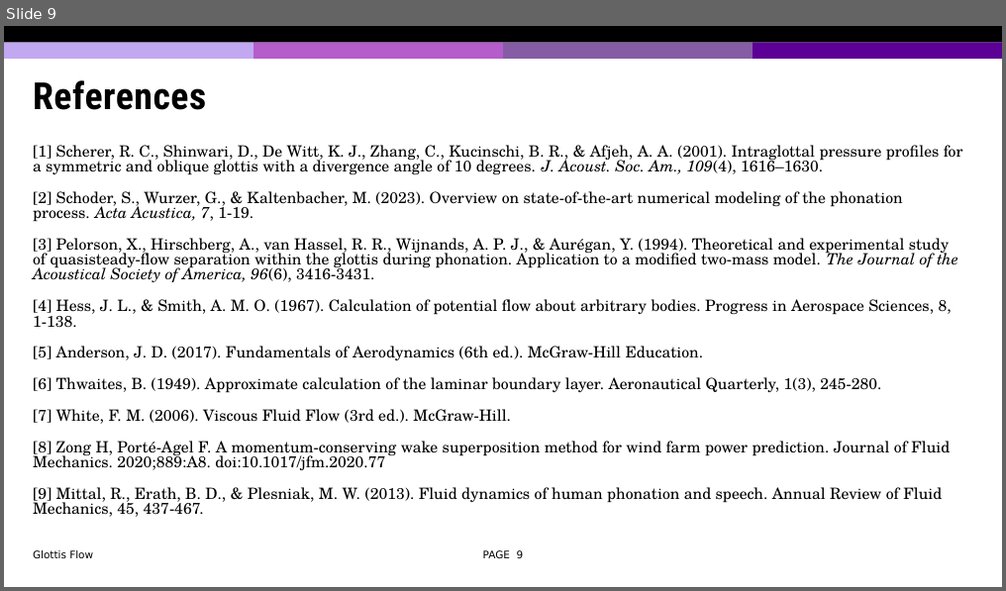
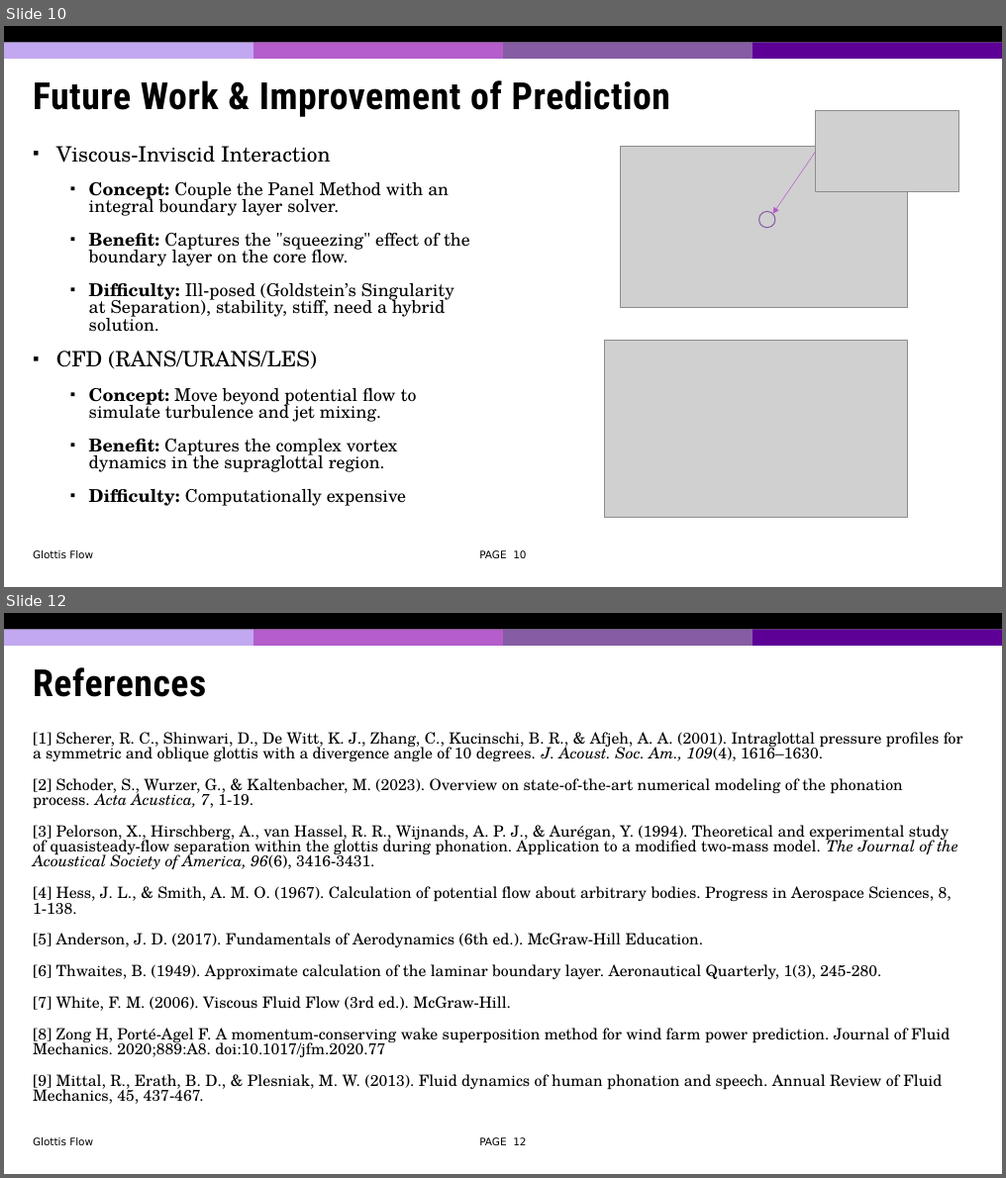
Before and after one commit to jiangdizhu/ME662-Project, a slide deck: ME662_Project_Presentation_JD.pptx. Shown one above the other, each under a label of ours: slide 9 before the commit, slides 10 and 12 after it; the slides between them are not shown. The pictures are 1006x591 and 1006x1178 pixels, drawn with LibreOffice and Linux fonts; fonts in the diff are those of the drawing; grey boxes stand for pictures; background and template pictures are left out. Boxes give left, top, right and bottom in pixels: in the first picture for what was removed or moved away, otherwise in the second. Text is boxed around its words. In the diff, an @@ line names an element or a change of style, - is before the commit and + after.

```diff
--- a/ME662_Project_Presentation_JD.pptx
+++ b/ME662_Project_Presentation_JD.pptx
@@ slide 10 added at (x1=4, y1=26, x2=1002, y2=587), background #FFFFFF; not listed: 5 template elements that a slide beside it also shows @@
@@ title added at (x1=33, y1=80, x2=670, y2=117), 36 pt, text #000000, bold @@
+Future Work & Improvement of Prediction
@@ picture added at (x1=816, y1=110, x2=959, y2=191) @@
@@ text added at (x1=56, y1=146, x2=470, y2=506), 17 pt, text #000000 @@
+▪ Viscous-Inviscid Interaction
+  ▪ Concept: Couple the Panel Method with an integral boundary layer solver.
+  ▪ Benefit: Captures the "squeezing" effect of the boundary layer on the core flow.
+  ▪ Difficulty: Ill-posed (Goldstein’s Singularity at Separation), stability, stiff, need a hybrid solution.
+▪ CFD (RANS/URANS/LES)
+  ▪ Concept: Move beyond potential flow to simulate turbulence and jet mixing.
+  ▪ Benefit: Captures the complex vortex dynamics in the supraglottal region.
+  ▪ Difficulty: Computationally expensive
@@ picture added at (x1=621, y1=146, x2=908, y2=307) @@
@@ arrow added from (816, 151) to (773, 214), #B45DCB 0.5 pt @@
@@ ellipse added at (x1=759, y1=212, x2=776, y2=228), outline #865DA4 1 pt @@
@@ picture added at (x1=604, y1=341, x2=908, y2=517) @@
@@ text added at (x1=33, y1=551, x2=93, y2=559), 10 pt, text #000000 @@
+Glottis Flow
@@ page number added at (x1=479, y1=551, x2=526, y2=559), 10 pt, text #000000 @@
+PAGE 10
@@ what was slide 9 is now slide 12 @@
@@ page number at (x1=479, y1=1138, x2=526, y2=1146): text changed @@
-PAGE 9
+PAGE 12
```
Also in this commit, not shown: 6 slides changed, 2 other slides added, 6 other files.
